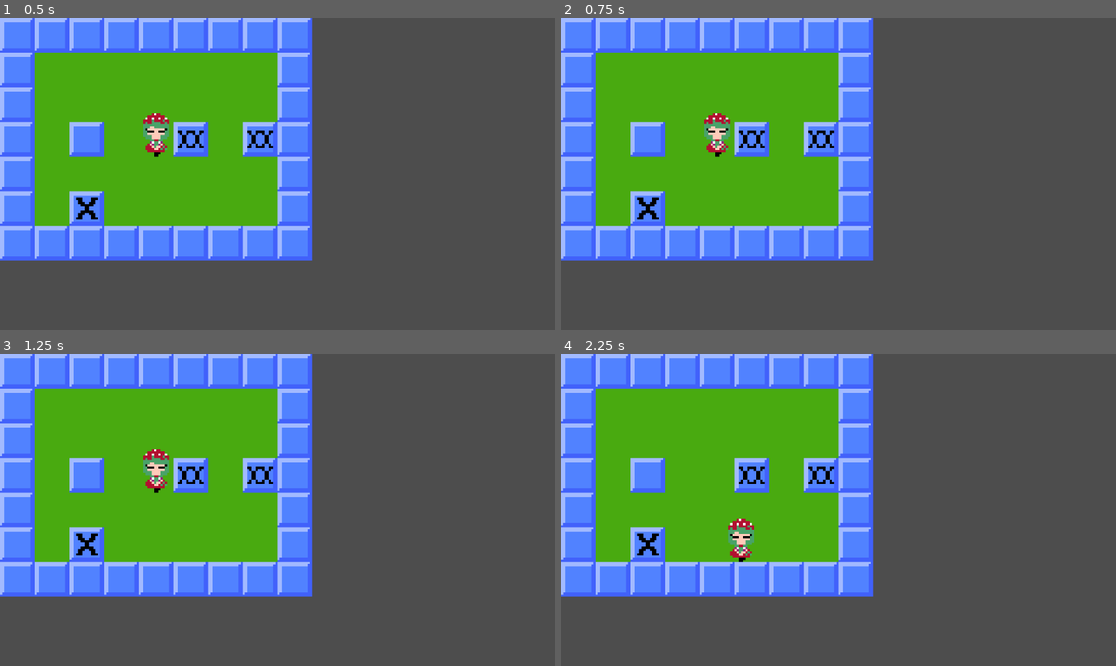
Above: before the commit, frames 1-4 (two rows, left to right).
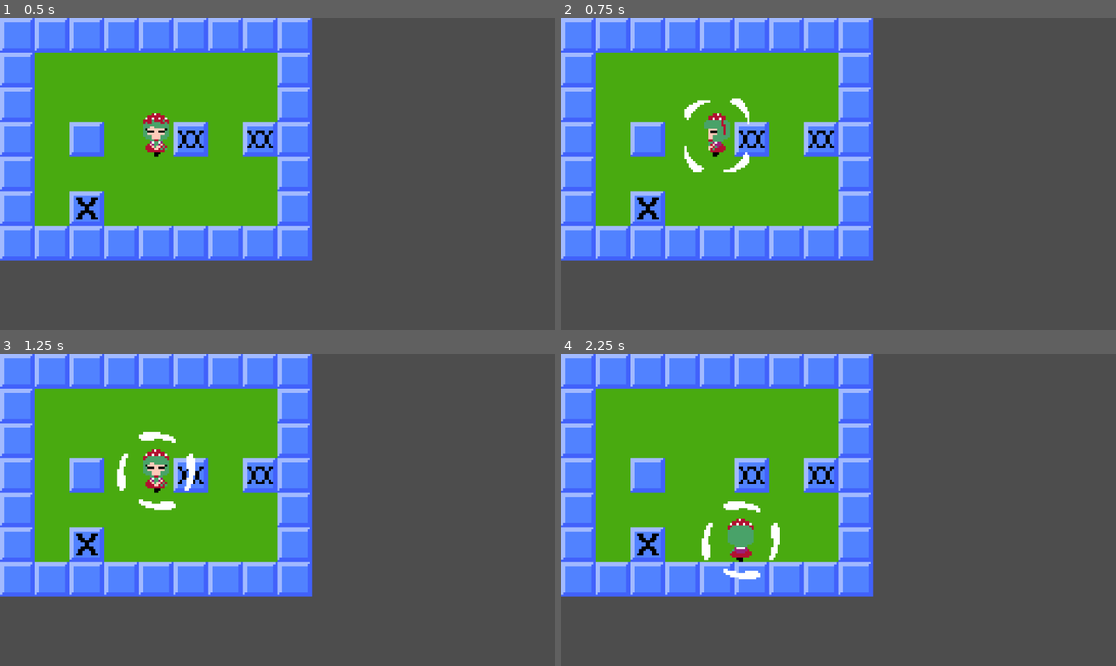
Above: after the commit, the same moments.

Repository: StellatedCUBE/Touhou-jam-15
Game: Godot game, scene res://in_game/world.tscn
Same seed, same stepped clock (60 frames per second), same inputs: the game is played once before the commit and once after it. The engine's default icon, where the game draws it, is replaced by a stand-in: a white triangle on a blue panel in a dark square.
Inputs:
- Up to frame 1 (0.5 s): no input
- Up to frame 2 (0.75 s): tap Enter at 0.5 s; hold Right from 0.53 s (still down); hold Z from 0.53 s (still down)
- Up to frame 3 (1.25 s): keep holding Right; keep holding Z
- Up to frame 4 (2.25 s): release Right at 1.28 s; release Z at 1.28 s; hold Down 1.28-2.03 s; tap Z at 1.35 s; hold Right from 2.03 s (still down); hold Z from 2.03 s (still down)

Frame 1 is identical in both runs. In frame 2, 0.8% of the frame differs, in the area x 22-34%, y 25-50%; in frame 3, 0.7%; in frame 4, 0.8%, in the area x 25-40%, y 47-73%.

Commit message:
spinning

Diff:
--- /dev/null
+++ b/autoplay.gd
@@ -0,0 +1,4 @@
+extends AnimatedSprite2D
+
+func _ready() -> void:
+	play("default")
--- a/in_game/agents/agent/agent.tscn
+++ b/in_game/agents/agent/agent.tscn
@@ -11,10 +11,12 @@
 texture = ExtResource("2_7kd04")
 
 [node name="Area" type="Area2D" parent="."]
+collision_layer = 2
 
 [node name="Rect" type="CollisionShape2D" parent="Area"]
 shape = SubResource("RectangleShape2D_1p18d")
 
 [node name="Sprite" type="Sprite2D" parent="."]
+unique_name_in_owner = true
 scale = Vector2(0.0078125, 0.0078125)
 texture = ExtResource("2_7kd04")
--- a/in_game/agents/player/player.gd
+++ b/in_game/agents/player/player.gd
@@ -2,6 +2,8 @@
 
 @onready var agent: Agent = get_parent()
 @onready var input: InputManager = get_tree().root.get_node("World/%Input")
+@onready var sprite: Sprite2D = %Sprite
+@onready var spin_animation: AnimatedSprite2D = %Spin
 
 @export var speed: float = 0.0625
 @export var adjust: float = 0.25
@@ -43,6 +45,9 @@
 	if input.shrink and miasma > 0.125: miasma -= 0.125
 	if input.expand: miasma += 0.125
 
+	spin_animation.visible = input.spin
+	sprite.visible = not input.spin
+
 func miasma_to_scale(miasma: float) -> float:
 	if miasma >= 20:
 		return 2
--- a/in_game/agents/player/player.tscn
+++ b/in_game/agents/player/player.tscn
@@ -1,12 +1,53 @@
-[gd_scene load_steps=5 format=3 uid="uid://c6vwsua87in1e"]
+[gd_scene load_steps=13 format=3 uid="uid://c6vwsua87in1e"]
 
 [ext_resource type="PackedScene" uid="uid://cjt1ov1qqpnl2" path="res://in_game/agents/agent/agent.tscn" id="1_hk1q4"]
 [ext_resource type="Texture2D" uid="uid://8yvbdys3xnht" path="res://in_game/agents/player/player.png" id="2_vmhip"]
 [ext_resource type="Script" path="res://in_game/agents/player/player.gd" id="3_dy4yo"]
+[ext_resource type="Texture2D" uid="uid://b0e3arqd7c80o" path="res://in_game/agents/player/spin.png" id="4_x37yo"]
+[ext_resource type="Script" path="res://autoplay.gd" id="5_5m2jw"]
 
 [sub_resource type="AtlasTexture" id="AtlasTexture_of7if"]
 atlas = ExtResource("2_vmhip")
 region = Rect2(0, 40, 16, 24)
+
+[sub_resource type="AtlasTexture" id="AtlasTexture_pabtr"]
+atlas = ExtResource("4_x37yo")
+region = Rect2(0, 0, 64, 64)
+
+[sub_resource type="AtlasTexture" id="AtlasTexture_fofm1"]
+atlas = ExtResource("4_x37yo")
+region = Rect2(64, 0, 64, 64)
+
+[sub_resource type="AtlasTexture" id="AtlasTexture_8ulcn"]
+atlas = ExtResource("4_x37yo")
+region = Rect2(128, 0, 64, 64)
+
+[sub_resource type="AtlasTexture" id="AtlasTexture_xb0bv"]
+atlas = ExtResource("4_x37yo")
+region = Rect2(192, 0, 64, 64)
+
+[sub_resource type="SpriteFrames" id="SpriteFrames_fs2xc"]
+animations = [{
+"frames": [{
+"duration": 1.0,
+"texture": SubResource("AtlasTexture_pabtr")
+}, {
+"duration": 1.0,
+"texture": SubResource("AtlasTexture_fofm1")
+}, {
+"duration": 1.0,
+"texture": SubResource("AtlasTexture_8ulcn")
+}, {
+"duration": 1.0,
+"texture": SubResource("AtlasTexture_xb0bv")
+}],
+"loop": true,
+"name": &"default",
+"speed": 10.0
+}]
+
+[sub_resource type="CircleShape2D" id="CircleShape2D_84o78"]
+radius = 1.13
 
 [node name="Player" instance=ExtResource("1_hk1q4")]
 texture = SubResource("AtlasTexture_of7if")
@@ -18,3 +59,20 @@
 
 [node name="Behaviour" type="Node" parent="." index="2"]
 script = ExtResource("3_dy4yo")
+
+[node name="Spin" type="AnimatedSprite2D" parent="." index="3"]
+unique_name_in_owner = true
+visible = false
+scale = Vector2(0.0625, 0.0625)
+sprite_frames = SubResource("SpriteFrames_fs2xc")
+frame_progress = 0.0544958
+script = ExtResource("5_5m2jw")
+
+[node name="SpinArea" type="Area2D" parent="." index="4"]
+visible = false
+collision_mask = 0
+
+[node name="Circle" type="CollisionShape2D" parent="SpinArea" index="0"]
+position = Vector2(0, -0.125)
+shape = SubResource("CircleShape2D_84o78")
+disabled = true
--- a/in_game/input.gd
+++ b/in_game/input.gd
@@ -5,6 +5,8 @@
 var right: bool = false
 var up: bool = false
 var down: bool = false
+
+var spin: bool = false
 
 var shrink: bool = false
 var expand: bool = false
@@ -19,5 +21,7 @@
 	up = kup and not (kleft or kright or kdown)
 	down = kdown and not (kleft or kright or kup)
 
-	shrink = Input.is_key_pressed(KEY_Z)
-	expand = Input.is_key_pressed(KEY_A)
+	spin = Input.is_key_pressed(KEY_Z)
+
+	shrink = Input.is_key_pressed(KEY_PAGEDOWN)
+	expand = Input.is_key_pressed(KEY_PAGEUP)
Binary file added: in_game/agents/player/spin.png
Not shown, added: in_game/agents/player/spin.png.import
